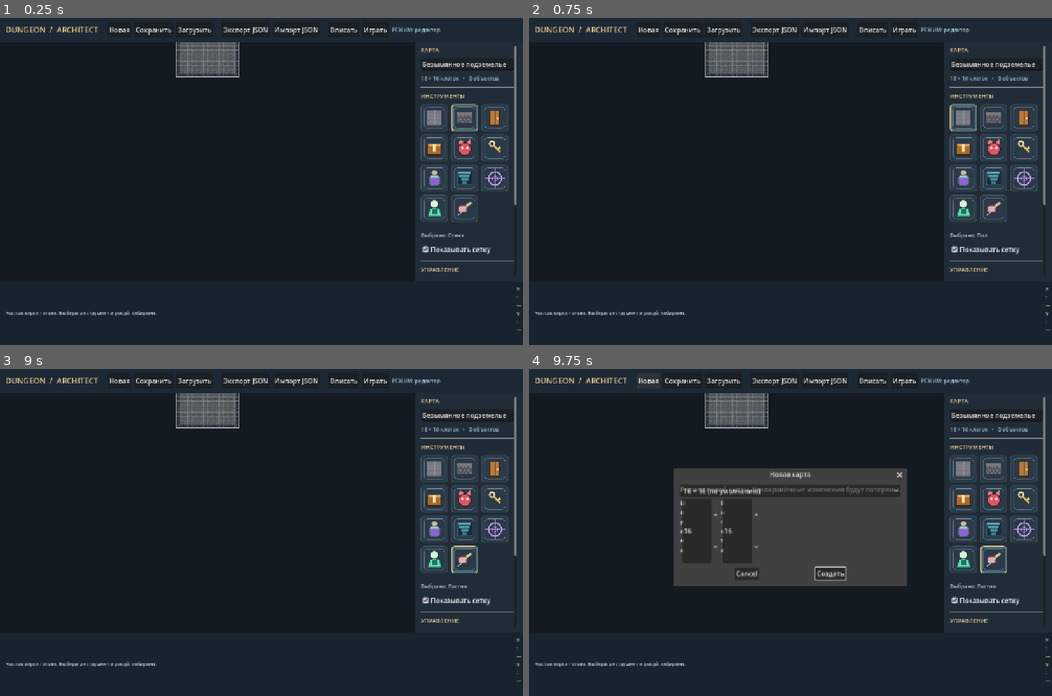
Above: before the commit, frames 1-4 (two rows, left to right).
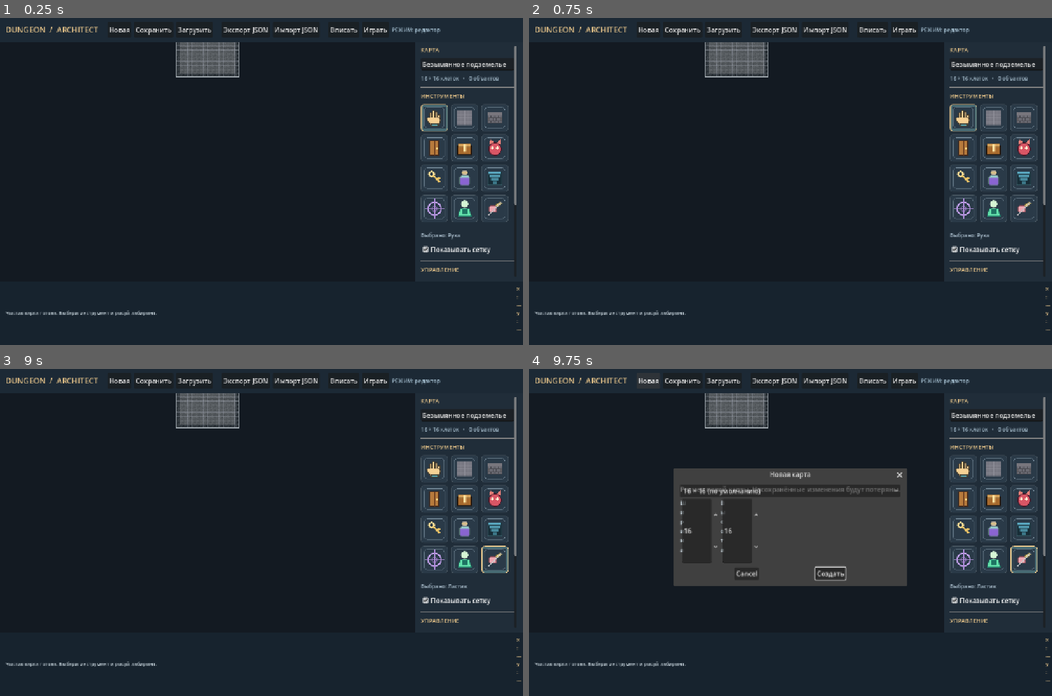
Above: after the commit, the same moments.

Repository: Warpreaktor/Dungeon-Architect
Game: Godot game, scene res://scenes/editor.tscn
Two runs of this game, one before a commit and one after it. Both use one fixed random seed, a clock stepped at 60 frames per second and the inputs below.
Inputs (mouse positions are in pixels of both pictures, inside the frame that each line leads up to):
- Up to frame 1 (0.25 s): no input
- Up to frame 2 (0.75 s): click (963, 116) at 0.52 s
- Up to frame 3 (9 s): click (465, 467) at 1.27 s; click (496, 467) at 2.02 s; click (434, 499) at 2.77 s; click (465, 499) at 3.52 s; click (496, 499) at 4.27 s; click (434, 529) at 5.02 s; click (465, 529) at 5.77 s; click (496, 529) at 6.52 s; click (434, 558) at 7.27 s; click (465, 558) at 8.02 s; click (496, 558) at 8.77 s
- Up to frame 4 (9.75 s): click "Новая" at 9.5 s

The runs differ from the first frame. In frame 1, 1.6% of the frame differs, in the area x 80-98%, y 26-68%; in frame 2, 1.3%; in frame 3, 1.5%; in frame 4, 1.5%.

Commit message:
Что изменилось - Рука добавлена в палитру и выбирается по умолчанию. - Один палец перемещает карту. - Два пальца перемещают и масштабируют карту. - На ПК удержание ЛКМ в режиме руки перемещает карту, колесо меняет масштаб. - В режиме руки нельзя случайно поставить, стереть или изменить объект, даже правой кнопкой мыши. - В режиме кисти пальцы рисуют. Если приложить второй палец, рисование приостанавливается до окончания касания.

Diff:
--- a/scripts/editor.gd
+++ b/scripts/editor.gd
@@ -5,6 +5,7 @@
 
 const SIDEBAR_WIDTH := 264.0
 const TOOLS := [
+	{"id": "hand", "label": "Рука", "hint": "Безопасно перемещать и масштабировать карту одним или двумя пальцами"},
 	{"id": "floor", "label": "Пол", "hint": "Убирает стену; поверхность становится проходимой"},
 	{"id": "wall", "label": "Стена", "hint": "Непроходимая клетка"},
 	{"id": "door", "label": "Дверь", "hint": "Дверь на клетке пола"},
@@ -18,6 +19,7 @@
 	{"id": "erase", "label": "Ластик", "hint": "Удалить верхний объект или стену"}
 ]
 const TOOL_ICONS := {
+	"hand": preload("res://assets/icons/hand.png"),
 	"floor": preload("res://assets/icons/floor.png"),
 	"wall": preload("res://assets/icons/wall.png"),
 	"door": preload("res://assets/icons/door.png"),
@@ -34,7 +36,7 @@
 var map_data: DungeonMap
 var game_session: GameSession
 var is_dirty: bool = false
-var selected_tool: String = "wall"
+var selected_tool: String = "hand"
 var is_play_mode: bool = false
 
 var _canvas: DungeonCanvas
@@ -168,7 +170,7 @@
 		_register_editor_control(button)
 
 	sidebar.add_child(HSeparator.new())
-	_selection_label = _label("Выбрано: Стена", 13, Color("#aec2d1"))
+	_selection_label = _label("Выбрано: Рука", 13, Color("#aec2d1"))
 	sidebar.add_child(_selection_label)
 	var grid_checkbox := CheckBox.new()
 	grid_checkbox.text = "Показывать сетку"
@@ -178,7 +180,7 @@
 
 	sidebar.add_child(HSeparator.new())
 	sidebar.add_child(_label("УПРАВЛЕНИЕ", 14, Color("#e8c58a")))
-	var help := _label("Редактор:\nЛКМ — рисовать\nПКМ — стирать\nКолесо — масштаб\nСредняя кнопка / Space+ЛКМ — двигать карту\n\nТест карты:\nСтрелки или WASD — ходить\nEsc — выйти в редактор\n\nТелефон: одним пальцем рисовать, двумя — двигать и масштабировать.", 12, Color("#a3b9c8"))
+	var help := _label("Рука: пальцем или ЛКМ двигать карту; двумя пальцами — масштабировать.\n\nКисть: пальцем или ЛКМ рисовать; ПКМ стирать.\n\nКолесо: масштаб.\nСредняя кнопка / Space+ЛКМ: перемещать карту на ПК.\n\nТест: стрелки или WASD — ходить; Esc — в редактор.", 12, Color("#a3b9c8"))
 	sidebar.add_child(help)
 
 	var footer := _panel(Color("#17232e"))
@@ -385,7 +387,7 @@
 
 func _set_tool(kind: String) -> void:
 	selected_tool = kind
-	_canvas.selected_tool = kind
+	_canvas.set_selected_tool(kind)
 	for key in _palette_buttons.keys():
 		var button: Button = _palette_buttons[key]
 		var active: bool = key == kind
--- a/scripts/map_canvas.gd
+++ b/scripts/map_canvas.gd
@@ -23,6 +23,7 @@
 var _erasing: bool = false
 var _panning: bool = false
 var _touch_positions: Dictionary = {}
+var _touch_blocked: bool = false # После мультитача кисть ждёт отпускания всех пальцев.
 
 
 func _ready() -> void:
@@ -37,11 +38,33 @@
 	game_session = null
 	mode = "edit"
 	_hovered = Vector2i(-1, -1)
+	_reset_pointer_state()
 	call_deferred("fit_to_view")
 	queue_redraw()
 
 
+func set_selected_tool(kind: String) -> void:
+	if selected_tool == kind:
+		return
+	selected_tool = kind
+	_painting = false
+	_erasing = false
+	_panning = false
+	# Переключение инструмента во время касания не начинает новый штрих.
+	_touch_blocked = not _touch_positions.is_empty()
+	queue_redraw()
+
+
+func _reset_pointer_state() -> void:
+	_painting = false
+	_erasing = false
+	_panning = false
+	_touch_positions.clear()
+	_touch_blocked = false
+
+
 func set_game_session(value: GameSession) -> void:
+	_reset_pointer_state()
 	game_session = value
 	if value != null:
 		map_data = value.map_data
@@ -103,7 +126,7 @@
 			var pos_y := float(y) * TILE_SIZE
 			draw_line(Vector2(float(min_x) * TILE_SIZE, pos_y), Vector2(float(max_x) * TILE_SIZE, pos_y), grid_color, 1.0 / zoom)
 
-	if mode == "edit" and map_data.contains(_hovered.x, _hovered.y):
+	if mode == "edit" and selected_tool != "hand" and map_data.contains(_hovered.x, _hovered.y):
 		var hovered_rect := Rect2(Vector2(_hovered) * TILE_SIZE, Vector2.ONE * TILE_SIZE)
 		draw_rect(hovered_rect, Color(0.34, 0.80, 1.0, 0.22))
 		draw_rect(hovered_rect, Color("#82d3fd"), false, 2.0 / zoom)
@@ -201,7 +224,7 @@
 
 
 func _edit_at(point: Vector2, erase: bool) -> void:
-	if mode != "edit" or map_data == null:
+	if mode != "edit" or selected_tool == "hand" or map_data == null:
 		return
 	var cell := _screen_to_cell(point)
 	if not map_data.contains(cell.x, cell.y):
@@ -220,6 +243,10 @@
 
 func _gui_input(event: InputEvent) -> void:
 	if event is InputEventMouseButton:
+		# На Android одно касание может дополнительно приходить как мышь.
+		# Карту обрабатываем по нативным touch-событиям, а UI-кнопки не трогаем.
+		if event.device == InputEvent.DEVICE_ID_EMULATION:
+			return
 		_update_hover(event.position)
 		if event.pressed and event.button_index == MOUSE_BUTTON_WHEEL_UP:
 			zoom_at(event.position, 1.12)
@@ -227,51 +254,75 @@
 		elif event.pressed and event.button_index == MOUSE_BUTTON_WHEEL_DOWN:
 			zoom_at(event.position, 1.0 / 1.12)
 			accept_event()
-		elif event.button_index == MOUSE_BUTTON_MIDDLE or (event.button_index == MOUSE_BUTTON_LEFT and (_panning or Input.is_key_pressed(KEY_SPACE))):
+		elif event.button_index == MOUSE_BUTTON_MIDDLE:
 			_panning = event.pressed
 			accept_event()
-		elif mode == "edit" and event.button_index == MOUSE_BUTTON_LEFT:
-			_painting = event.pressed
-			if event.pressed:
-				_edit_at(event.position, false)
-			accept_event()
-		elif mode == "edit" and event.button_index == MOUSE_BUTTON_RIGHT:
-			_erasing = event.pressed
-			if event.pressed:
-				_edit_at(event.position, true)
-			accept_event()
-		elif mode == "play" and event.button_index == MOUSE_BUTTON_LEFT and event.pressed:
-			grab_focus()
+		elif event.button_index == MOUSE_BUTTON_LEFT:
+			if mode == "edit" and (selected_tool == "hand" or _panning or Input.is_key_pressed(KEY_SPACE)):
+				_panning = event.pressed
+				_painting = false
+				accept_event()
+			elif mode == "edit":
+				_painting = event.pressed
+				if event.pressed:
+					_edit_at(event.position, false)
+				accept_event()
+			elif mode == "play" and event.pressed:
+				grab_focus()
+				accept_event()
+		elif event.button_index == MOUSE_BUTTON_RIGHT and mode == "edit":
+			if selected_tool != "hand":
+				_erasing = event.pressed
+				if event.pressed:
+					_edit_at(event.position, true)
 			accept_event()
 	elif event is InputEventMouseMotion:
+		if event.device == InputEvent.DEVICE_ID_EMULATION:
+			return
 		if _panning:
 			camera_offset += event.relative
 			queue_redraw()
-		elif mode == "edit" and (_painting or _erasing):
+		elif mode == "edit" and selected_tool != "hand" and (_painting or _erasing):
 			_edit_at(event.position, _erasing)
 		_update_hover(event.position)
 	elif event is InputEventScreenTouch:
 		if event.pressed:
 			_touch_positions[event.index] = event.position
-			if mode == "edit" and _touch_positions.size() == 1:
-				_edit_at(event.position, false)
+			if mode == "edit" and selected_tool != "hand":
+				if _touch_positions.size() == 1 and not _touch_blocked:
+					_edit_at(event.position, false)
+				else:
+						# При нескольких пальцах кисть не рисует до конца жеста.
+						_touch_blocked = true
 		else:
 			_touch_positions.erase(event.index)
+			if _touch_positions.is_empty():
+				_touch_blocked = false
 		_update_hover(event.position)
 		accept_event()
 	elif event is InputEventScreenDrag:
 		if _touch_positions.has(event.index):
+			var old_point: Vector2 = _touch_positions[event.index]
 			var old_positions := _touch_positions.values()
 			_touch_positions[event.index] = event.position
-			if mode == "edit" and _touch_positions.size() == 1:
+			if mode == "edit" and selected_tool == "hand":
+				if _touch_positions.size() == 1:
+					camera_offset += event.position - old_point
+					queue_redraw()
+				elif _touch_positions.size() >= 2:
+					var new_positions := _touch_positions.values()
+					var old_a: Vector2 = old_positions[0]
+					var old_b: Vector2 = old_positions[1]
+					var new_a: Vector2 = new_positions[0]
+					var new_b: Vector2 = new_positions[1]
+					var old_center := (old_a + old_b) * 0.5
+					var new_center := (new_a + new_b) * 0.5
+					var old_distance := old_a.distance_to(old_b)
+					if old_distance > 20.0:
+						zoom_at(old_center, new_a.distance_to(new_b) / old_distance)
+					camera_offset += new_center - old_center
+					queue_redraw()
+			elif mode == "edit" and not _touch_blocked and _touch_positions.size() == 1:
 				_edit_at(event.position, false)
-			elif _touch_positions.size() >= 2:
-				var new_positions := _touch_positions.values()
-				var old_distance: float = (old_positions[0] as Vector2).distance_to(old_positions[1] as Vector2)
-				var new_distance: float = (new_positions[0] as Vector2).distance_to(new_positions[1] as Vector2)
-				var midpoint: Vector2 = ((new_positions[0] as Vector2) + (new_positions[1] as Vector2)) * 0.5
-				if old_distance > 20.0:
-					zoom_at(midpoint, new_distance / old_distance)
-				camera_offset += event.relative * 0.5
-				queue_redraw()
+		_update_hover(event.position)
 		accept_event()
Binary file added: assets/icons/hand.png
